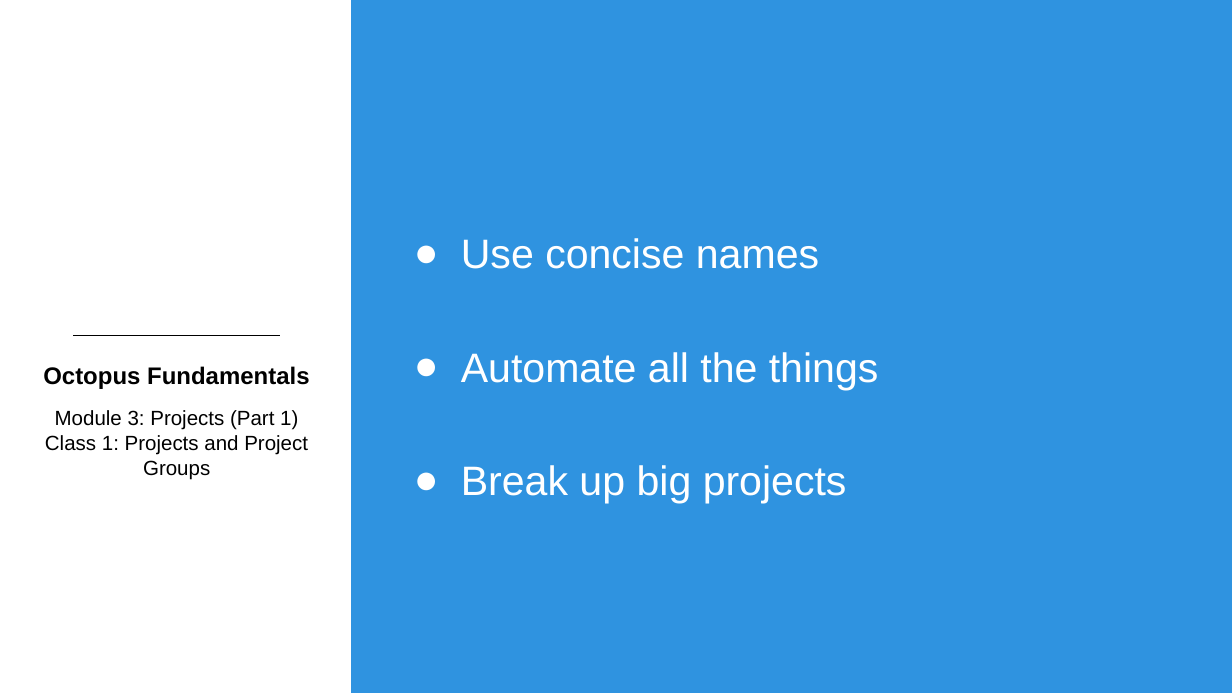
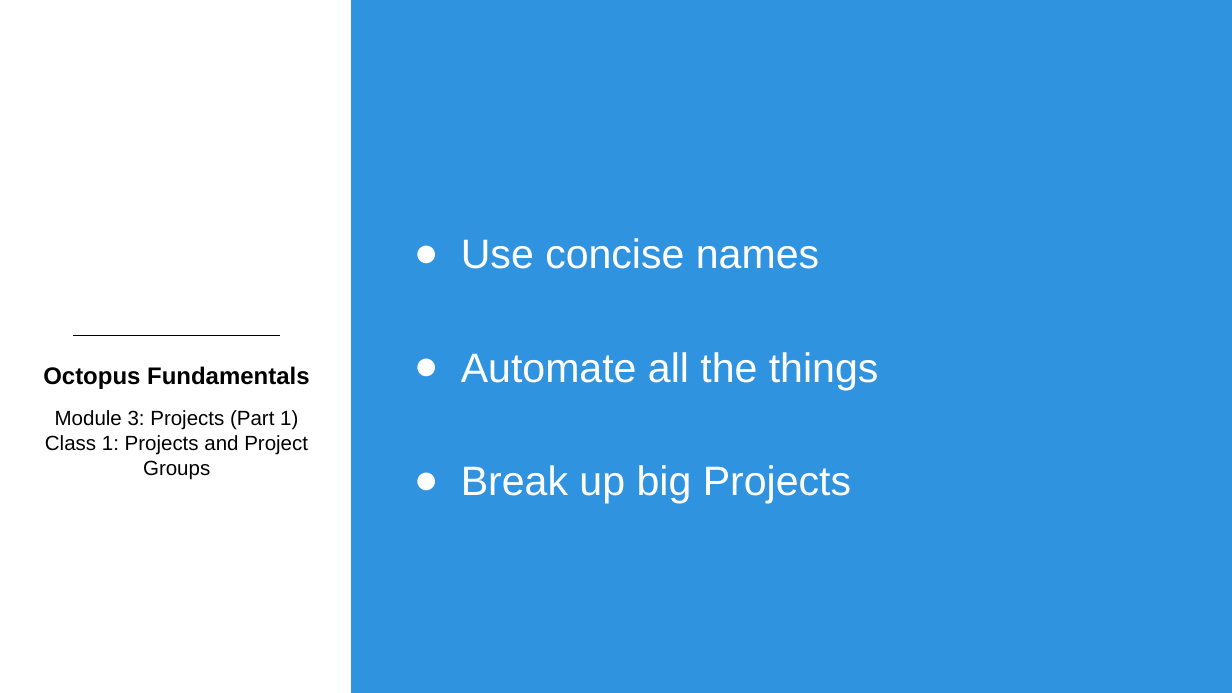
Before and after one commit to OctopusDeployCommunity/Octopus-Fundamentals-Course, a slide deck: slide 9 of OctopusDeployFundamentals/Module3-DeploymentProjects/Slides/Module3Class1-Projects.pptx. Drawn at 1232x693 pixels with LibreOffice and Linux fonts; fonts in the diff are those of the drawing; background and template pictures are left out. Boxes give left, top, right and bottom in pixels: in the first picture for what was removed or moved away, otherwise in the second. Text is boxed around its words. In the diff, an @@ line names an element or a change of style, - is before the commit and + after.

```diff
--- a/OctopusDeployFundamentals/Module3-DeploymentProjects/Slides/Module3Class1-Projects.pptx
+++ b/OctopusDeployFundamentals/Module3-DeploymentProjects/Slides/Module3Class1-Projects.pptx
@@ text at [461,465,851,503]: text changed @@
-● Break up big projects
+● Break up big Projects
```
Also in this commit, not shown: 4 other files.
